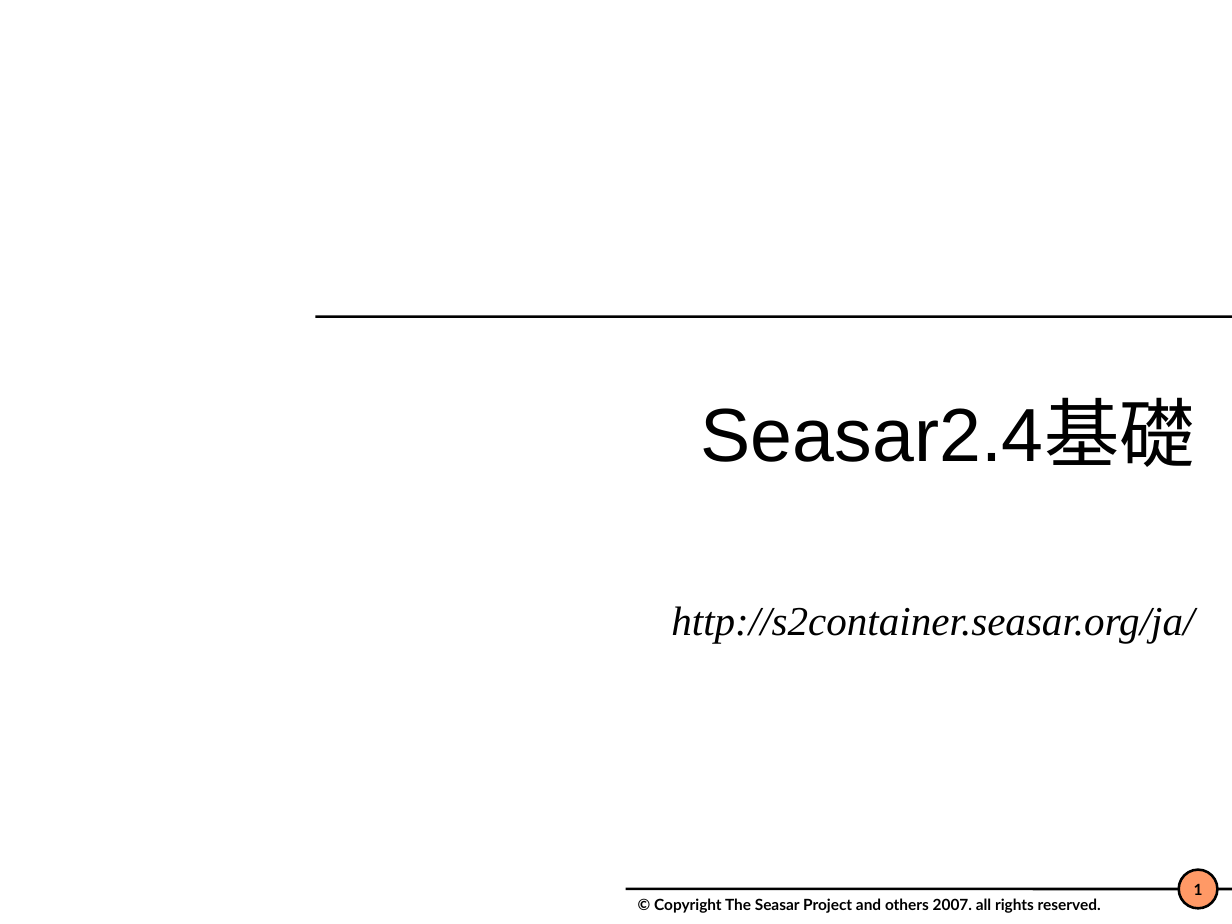
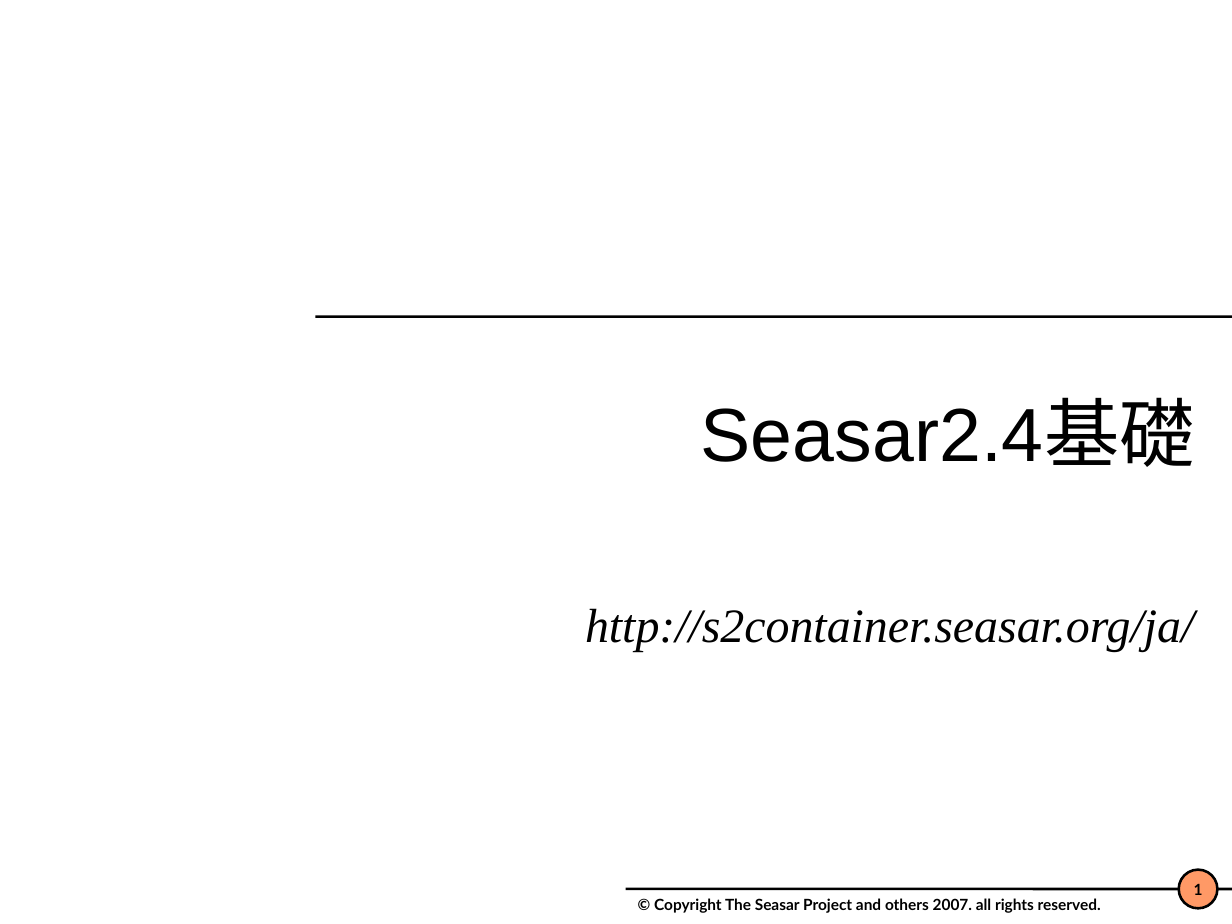
Before and after one commit to svn2github/s2container, a slide deck: slide 1 of trunk/seasar2-tutorial/doc/Seasar2.4.ppt. Drawn at 1232x924 pixels with LibreOffice and Linux fonts; fonts in the diff are those of the drawing; background and template pictures are left out. Boxes give left, top, right and bottom in pixels: in the first picture for what was removed or moved away, otherwise in the second. Text is boxed around its words. In the diff, an @@ line names an element or a change of style, - is before the commit and + after.

```diff
--- a/trunk/seasar2-tutorial/doc/Seasar2.4.ppt
+++ b/trunk/seasar2-tutorial/doc/Seasar2.4.ppt
@@ subtitle "http://s2container.seasar.org/ja/" at box(585, 608, 1194, 652): size 24 to 28 pt; more space between paragraphs @@
```
Also in this commit, not shown: 18 other slides changed, 1 slide added, 2 slides removed.
